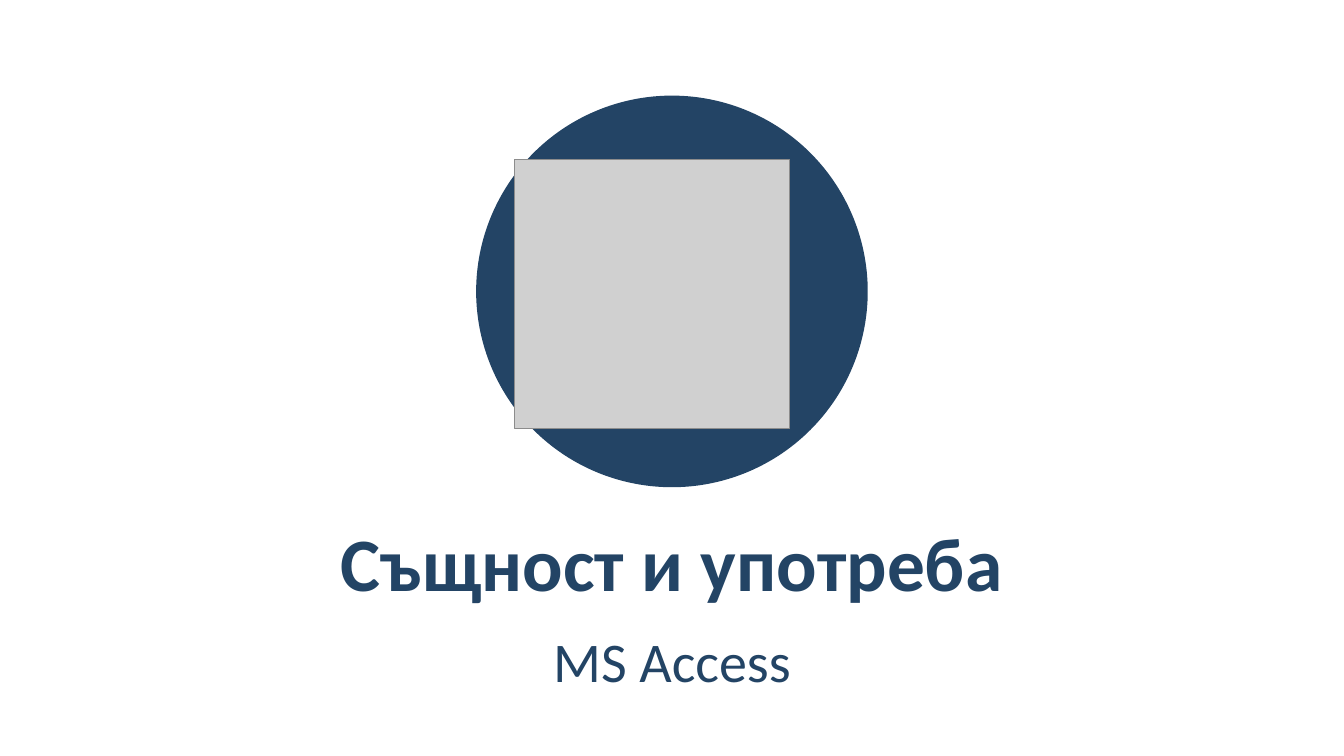
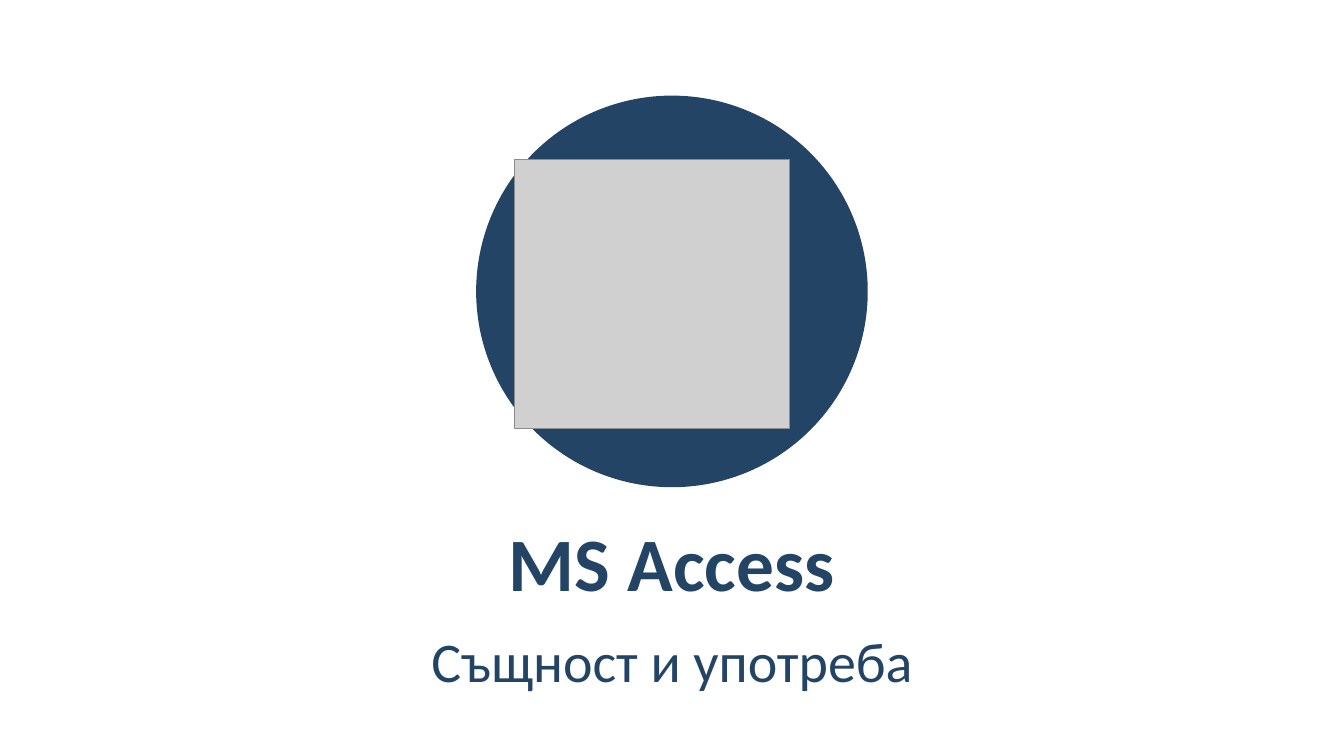
Before and after one commit to BG-IT-Edu/School-Programming, a slide deck: slide 3 of Courses/Software-Sciences/Module-3-Databases-New/13-MS-Access/13-MS-Access-Basics.pptx. Drawn at 1344x756 pixels with LibreOffice and Linux fonts; fonts in the diff are those of the drawing; grey boxes stand for pictures. Boxes give left, top, right and bottom in pixels: in the first picture for what was removed or moved away, otherwise in the second. Text is boxed around its words. In the diff, an @@ line names an element or a change of style, - is before the commit and + after.

```diff
--- a/Courses/Software-Sciences/Module-3-Databases-New/13-MS-Access/13-MS-Access-Basics.pptx
+++ b/Courses/Software-Sciences/Module-3-Databases-New/13-MS-Access/13-MS-Access-Basics.pptx
@@ title at bbox=[509, 541, 834, 592]: text changed @@
-Същност и употреба
+MS Access
@@ subtitle at bbox=[431, 644, 912, 692]: text changed @@
-MS Access
+Същност и употреба
```
Also in this commit, not shown: 5 other slides changed.
